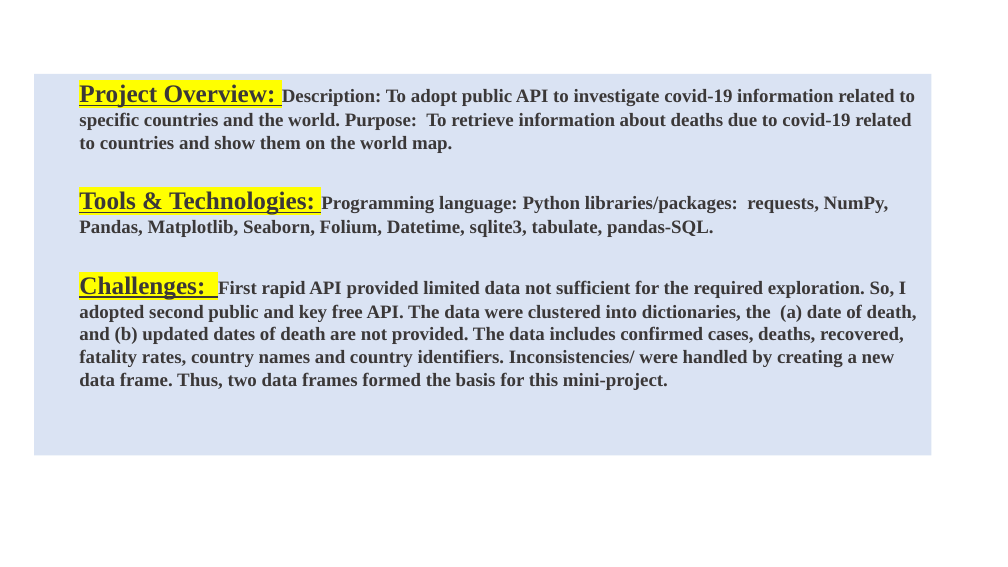
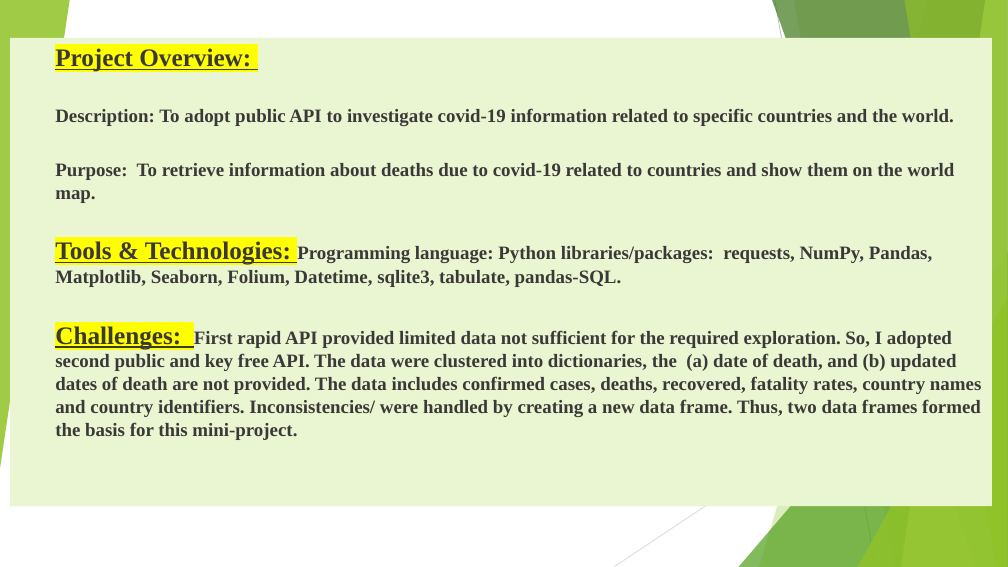
Before and after one commit to venuannamdas/mini_proj, a slide deck: slide 2 of Presentation Slides.pptx. Drawn at 1008x567 pixels with LibreOffice and Linux fonts; fonts in the diff are those of the drawing. Boxes give left, top, right and bottom in pixels: in the first picture for what was removed or moved away, otherwise in the second. Text is boxed around its words. In the diff, an @@ line names an element or a change of style, - is before the commit and + after.

```diff
--- a/Presentation Slides.pptx
+++ b/Presentation Slides.pptx
@@ group added at bbox=[0, 0, 1008, 567]: 5 freeform shapes, 3 triangles, 2 lines @@
@@ rectangle "Project Overview:": place and size @@
-rectangle "Project Overview:" at bbox=[34, 74, 932, 456]
+rectangle "Project Overview:" at bbox=[10, 38, 992, 506]
@@ rectangle "Project Overview:" at bbox=[10, 38, 992, 506]: fill #DAE3F3 to #EAF6D1 @@
@@ text in rectangle at bbox=[55, 48, 954, 203]: text changed @@
-Project Overview: Description: To adopt public API to investigate covid-19 information related to specific countries and the world. Purpose: To retrieve information about deaths due to covid-19 related to countries and show them on the world map.
+Project Overview:
+Description: To adopt public API to investigate covid-19 information related to specific countries and the world.
+Purpose: To retrieve information about deaths due to covid-19 related to countries and show them on the world map.
```
Also in this commit, not shown: 7 other slides changed, 1 other file.
